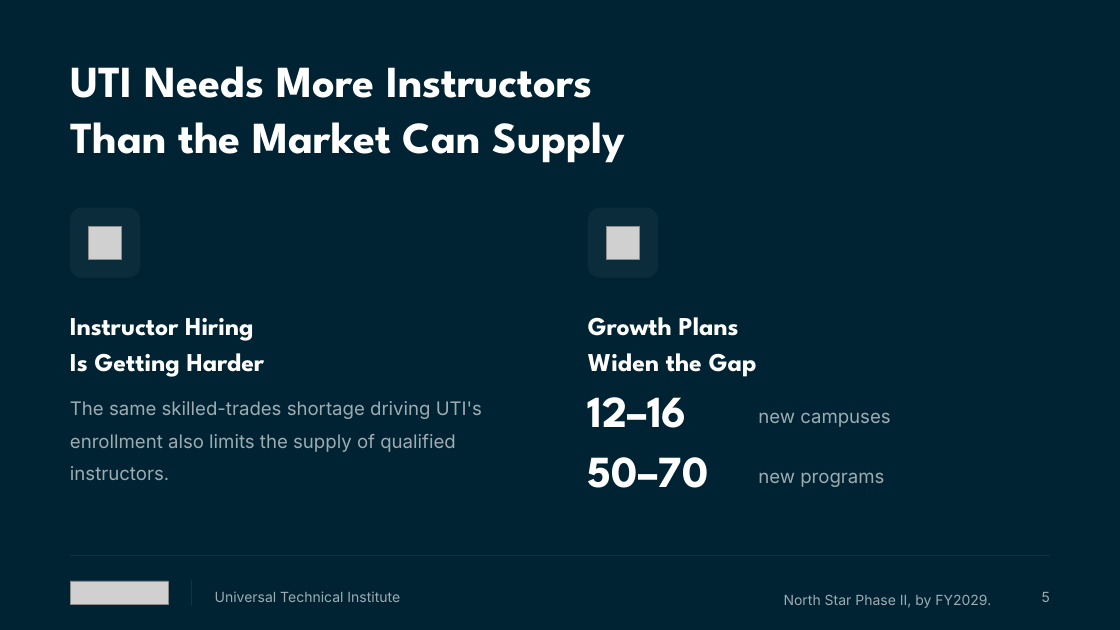
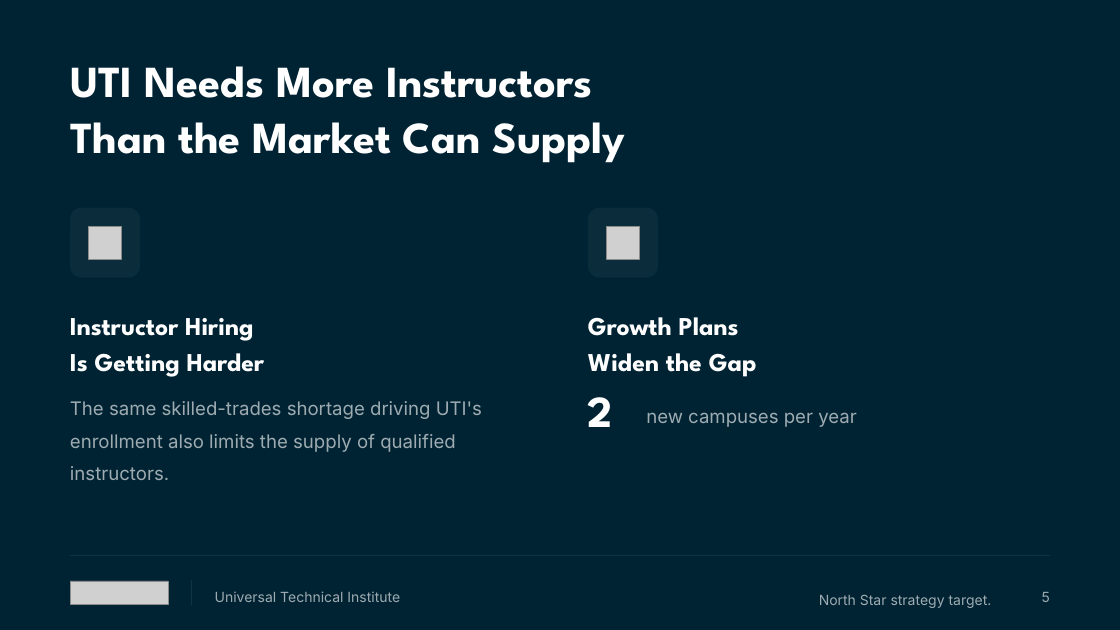
Before and after one commit to Dante-Eduface/Claude, a slide deck: slide 5 of projects/uti/deck/UTI-Eduface-deck.pptx. Drawn at 1120x630 pixels with LibreOffice and Linux fonts; fonts in the diff are those of the drawing; grey boxes stand for pictures. Boxes give left, top, right and bottom in pixels: in the first picture for what was removed or moved away, otherwise in the second. Text is boxed around its words. In the diff, an @@ line names an element or a change of style, - is before the commit and + after.

```diff
--- a/projects/uti/deck/UTI-Eduface-deck.pptx
+++ b/projects/uti/deck/UTI-Eduface-deck.pptx
@@ text removed at (588, 397, 687, 428) @@
-12–16
@@ text added at (588, 397, 613, 427), 38 pt, text #FFFFFF, bold @@
+2
@@ text at (646, 412, 857, 427): text changed @@
-new campuses
+new campuses per year
@@ text removed at (588, 457, 708, 488) @@
-50–70
@@ text removed at (758, 472, 884, 487) @@
-new programs
@@ text at (819, 594, 992, 608): text changed @@
-North Star Phase II, by FY2029.
+North Star strategy target.
```
Also in this commit, not shown: 3 other slides changed, 12 other files.
